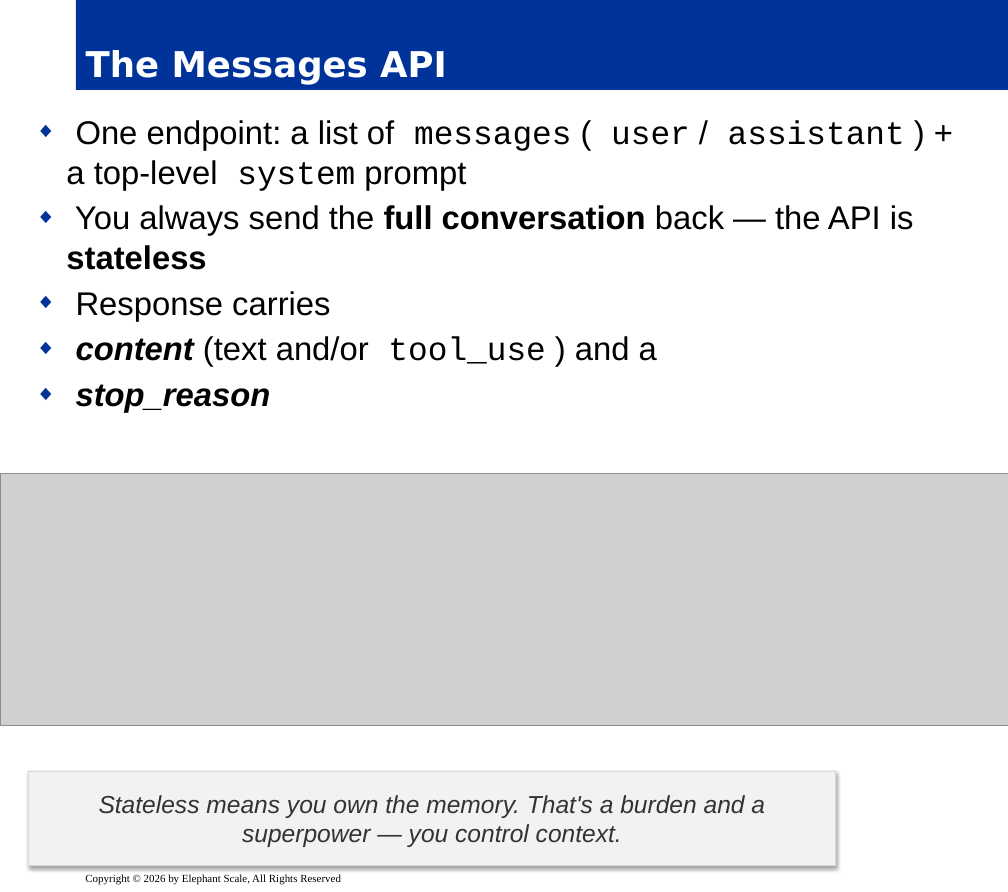
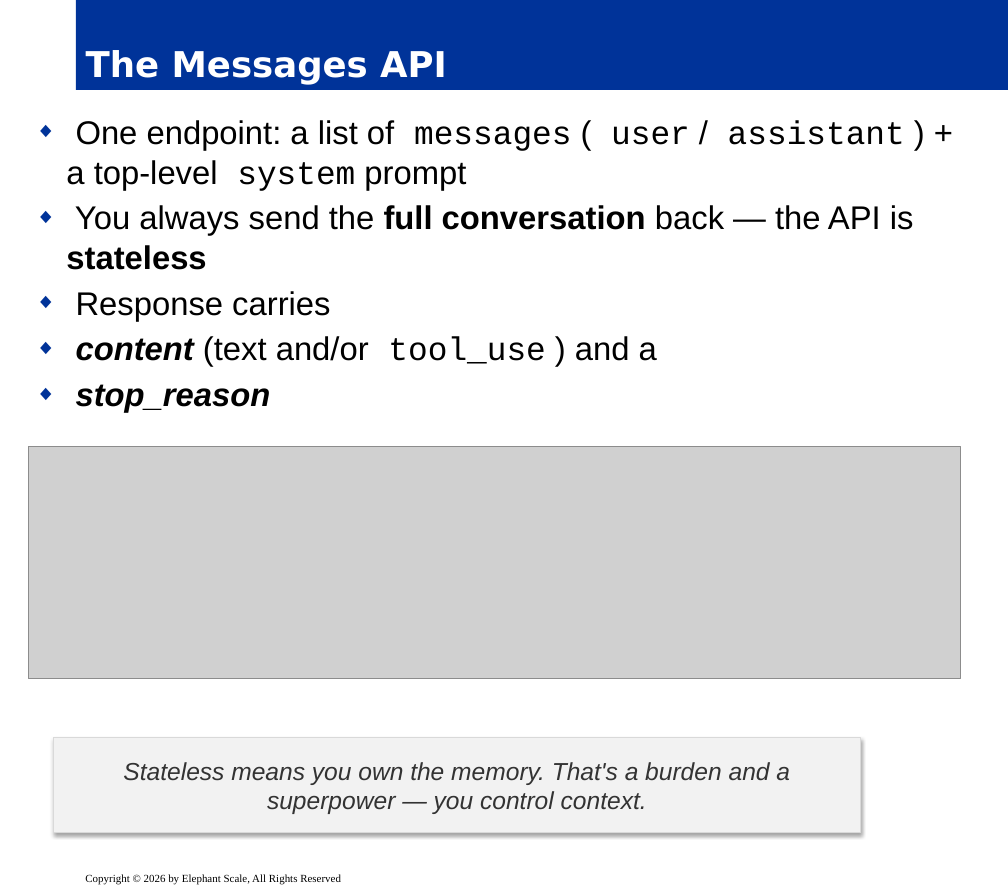
Before and after one commit to elephantscale/Building-Agentic-AI, a slide deck: slide 3 of slides/release/11-claude-agents.pptx. Drawn at 1008x892 pixels with LibreOffice and Linux fonts; fonts in the diff are those of the drawing; grey boxes stand for pictures; background and template pictures are left out. Boxes give left, top, right and bottom in pixels: in the first picture for what was removed or moved away, otherwise in the second. Text is boxed around its words. In the diff, an @@ line names an element or a change of style, - is before the commit and + after.

```diff
--- a/slides/release/11-claude-agents.pptx
+++ b/slides/release/11-claude-agents.pptx
@@ picture: place and size @@
-picture at box(1, 474, 1008, 726)
+picture at box(29, 446, 961, 680)
@@ rectangle "Stateless means you own the ...": place and size @@
-rectangle "Stateless means you own the ..." at box(29, 772, 836, 866)
+rectangle "Stateless means you own the ..." at box(53, 739, 860, 833)
```
Also in this commit, not shown: 12 other slides changed.
